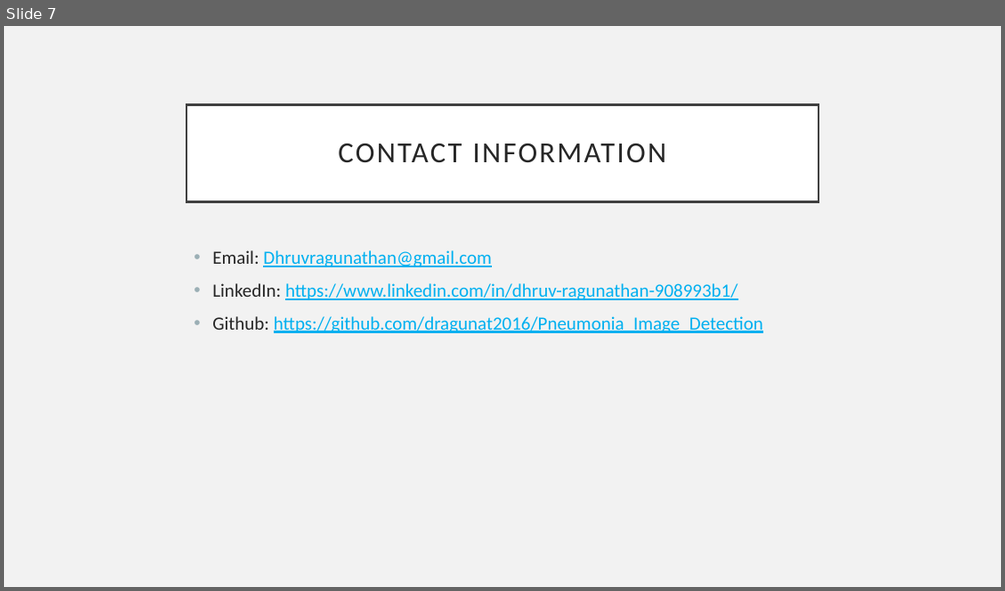
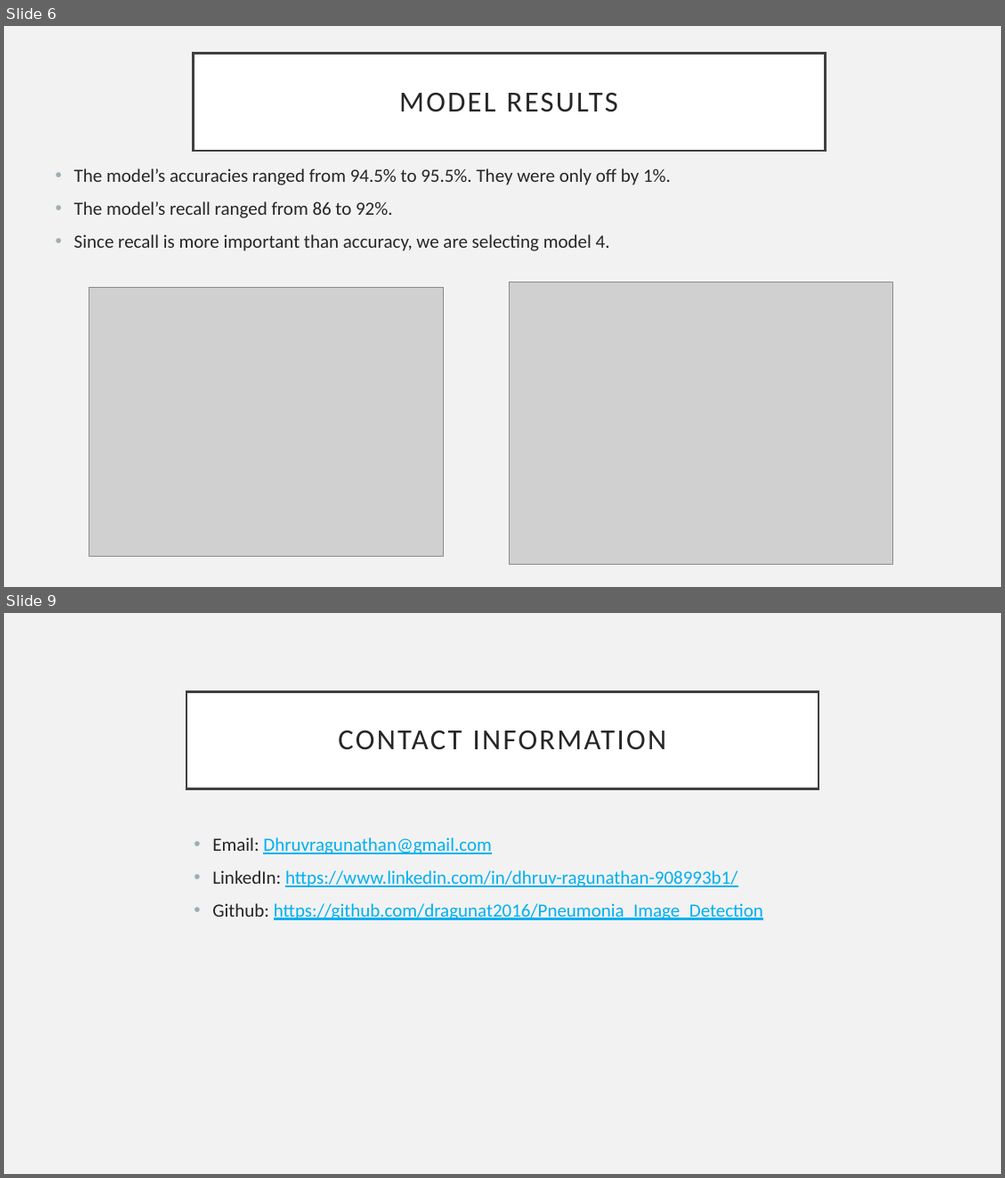
Before and after one commit to dragunat2016/Pneumonia_Image_Detection, a slide deck: Presentation/Presentation.pptx. Shown one above the other, each under a label of ours: slide 7 before the commit, slides 6 and 9 after it; the slides between them are not shown. The pictures are 1005x591 and 1005x1178 pixels, drawn with LibreOffice and Linux fonts; fonts in the diff are those of the drawing; grey boxes stand for pictures. Boxes give left, top, right and bottom in pixels: in the first picture for what was removed or moved away, otherwise in the second. Text is boxed around its words. In the diff, an @@ line names an element or a change of style, - is before the commit and + after.

```diff
--- a/Presentation/Presentation.pptx
+++ b/Presentation/Presentation.pptx
@@ slide 6 added at [4, 26, 1001, 587], background #F2F2F2 @@
@@ title added at [194, 54, 825, 151], fill #FFFFFF, outline #404040 2.5 pt, 28 pt, text #262626 @@
+MODEL RESULTS
@@ text added at [74, 168, 671, 251], 18 pt, text #262626 @@
+• The model’s accuracies ranged from 94.5% to 95.5%. They were only off by 1%.
+• The model’s recall ranged from 86 to 92%.
+• Since recall is more important than accuracy, we are selecting model 4.
@@ picture added at [89, 287, 444, 556] @@
@@ picture added at [509, 281, 892, 564] @@
@@ what was slide 7 is now slide 9 @@
```
Also in this commit, not shown: 4 slides changed, 3 other slides added, 2 slides removed, 5 other files.
